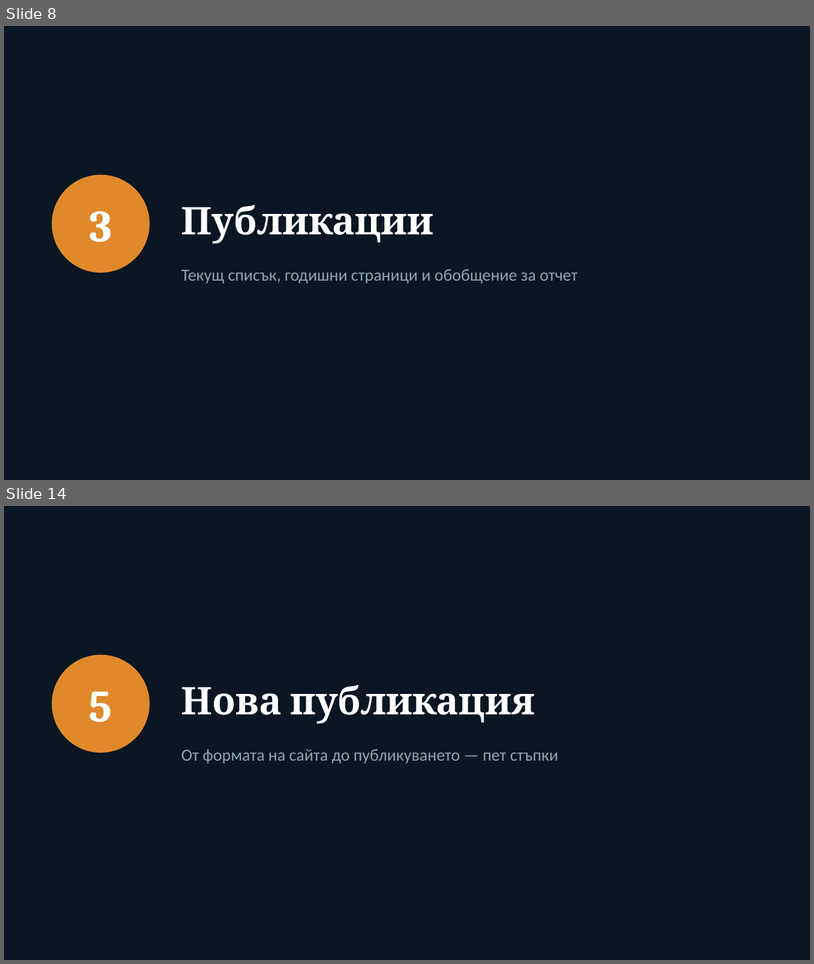
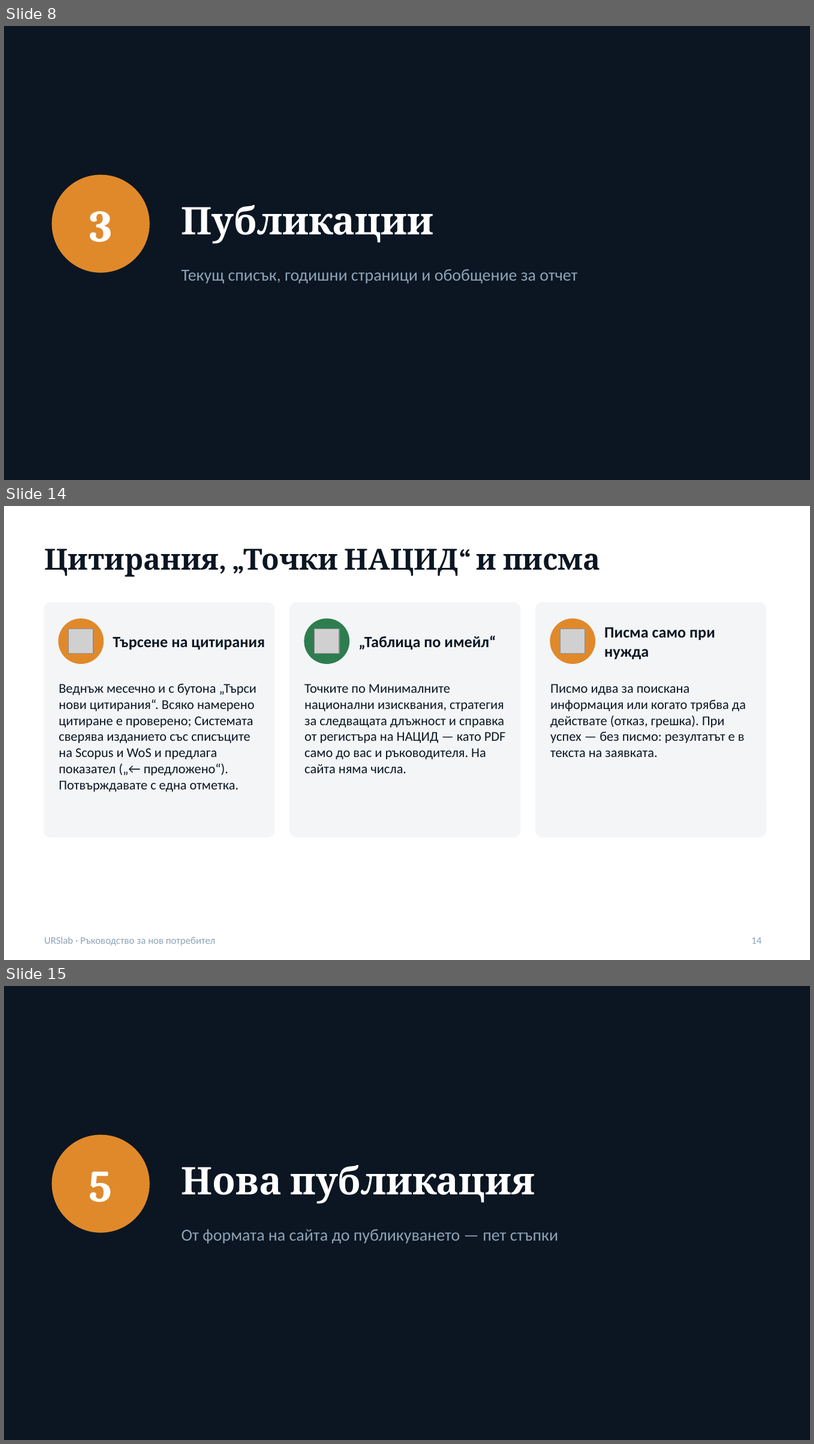
Before and after one commit to urslab-irbas/urslab-site, a slide deck: public/docs/URSlab-rakovodstvo.pptx. Shown one above the other, each under a label of ours: slides 8 and 14 before the commit, slides 8, 14 and 15 after it; the slides between them are not shown. The pictures are 814x964 and 814x1444 pixels, drawn with LibreOffice and Linux fonts; fonts in the diff are those of the drawing; grey boxes stand for pictures. Boxes give left, top, right and bottom in pixels: in the first picture for what was removed or moved away, otherwise in the second. Text is boxed around its words. In the diff, an @@ line names an element or a change of style, - is before the commit and + after.

```diff
--- a/public/docs/URSlab-rakovodstvo.pptx
+++ b/public/docs/URSlab-rakovodstvo.pptx
@@ slide 14 added at bbox=[4, 506, 810, 960], background #FFFFFF @@
@@ title added at bbox=[44, 549, 601, 577], 26 pt, text #0B1622, bold @@
+Цитирания, „Точки НАЦИД“ и писма
@@ rounded rectangle added at bbox=[44, 603, 274, 837], fill #F3F5F7, outline #F3F5F7 1 pt @@
@@ rounded rectangle added at bbox=[290, 603, 520, 837], fill #F3F5F7, outline #F3F5F7 1 pt @@
@@ rounded rectangle added at bbox=[536, 603, 766, 837], fill #F3F5F7, outline #F3F5F7 1 pt @@
@@ ellipse added at bbox=[59, 619, 103, 663], fill #E0892B, outline #E0892B 1 pt @@
@@ picture added at bbox=[69, 628, 93, 654] @@
@@ ellipse added at bbox=[305, 619, 349, 663], fill #2E7D4F, outline #2E7D4F 1 pt @@
@@ picture added at bbox=[314, 628, 339, 654] @@
@@ ellipse added at bbox=[551, 619, 595, 663], fill #E0892B, outline #E0892B 1 pt @@
@@ picture added at bbox=[560, 628, 585, 654] @@
@@ text added at bbox=[605, 627, 716, 660], 14 pt, text #0B1622, bold @@
+Писма само при нужда
@@ text added at bbox=[113, 637, 265, 650], 14 pt, text #0B1622, bold @@
+Търсене на цитирания
@@ text added at bbox=[359, 636, 496, 650], 14 pt, text #0B1622, bold @@
+„Таблица по имейл“
@@ text added at bbox=[59, 683, 257, 792], 12 pt, text #0B1622 @@
+Веднъж месечно и с бутона „Търси нови цитирания“. Всяко намерено цитиране е проверено; Системата сверява изданието със списъците на Scopus и WoS и предлага показател („← предложено“). Потвърждавате с една отметка.
@@ text added at bbox=[305, 684, 506, 773], 12 pt, text #0B1622 @@
+Точките по Минималните национални изисквания, стратегия за следващата длъжност и справка от регистъра на НАЦИД — като PDF само до вас и ръководителя. На сайта няма числа.
@@ text added at bbox=[551, 684, 746, 757], 12 pt, text #0B1622 @@
+Писмо идва за поискана информация или когато трябва да действате (отказ, грешка). При успех — без писмо: резултатът е в текста на заявката.
@@ text added at bbox=[44, 936, 215, 945], 9 pt, text #8EA3B6 @@
+URSlab · Ръководство за нов потребител
@@ page number added at bbox=[752, 937, 762, 943], 9 pt, text #8EA3B6 @@
+14
@@ what was slide 14 is now slide 15 @@
```
Also in this commit, not shown: 17 slides changed, 27 other files.
